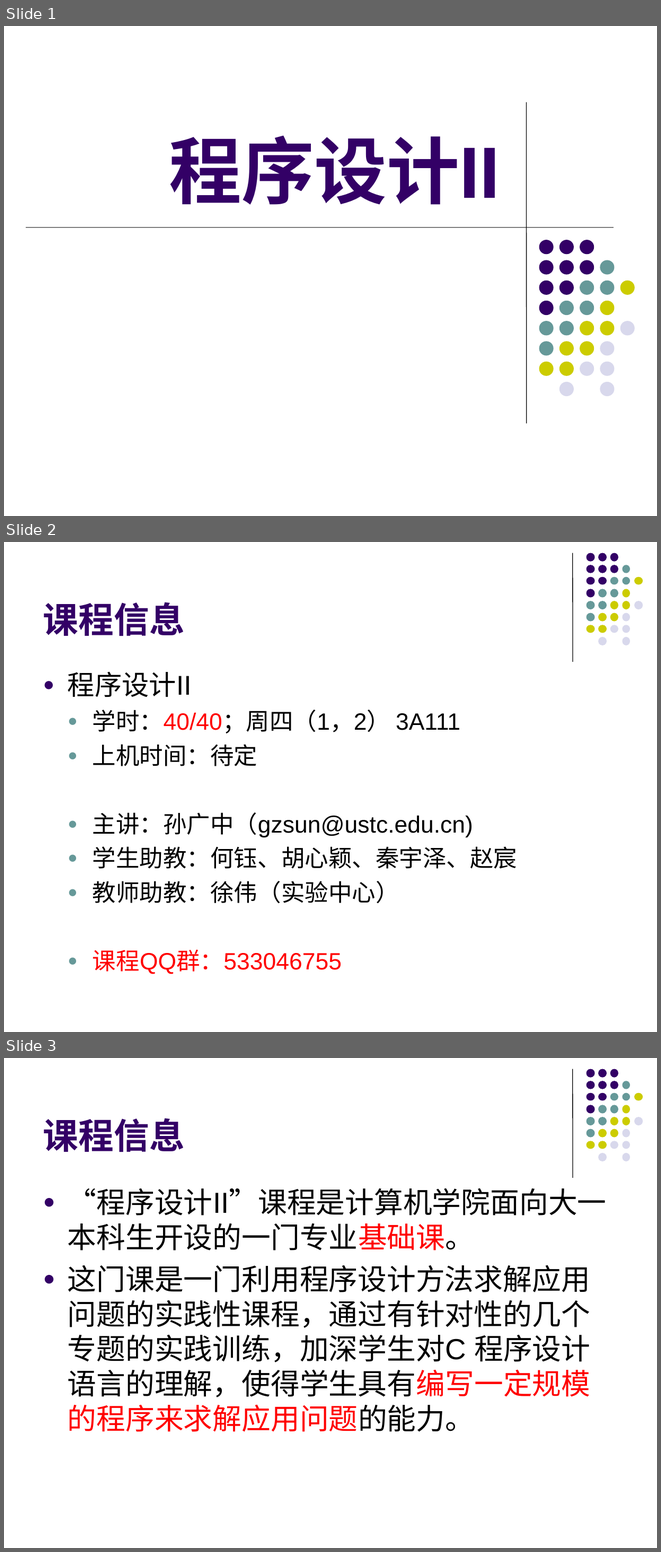
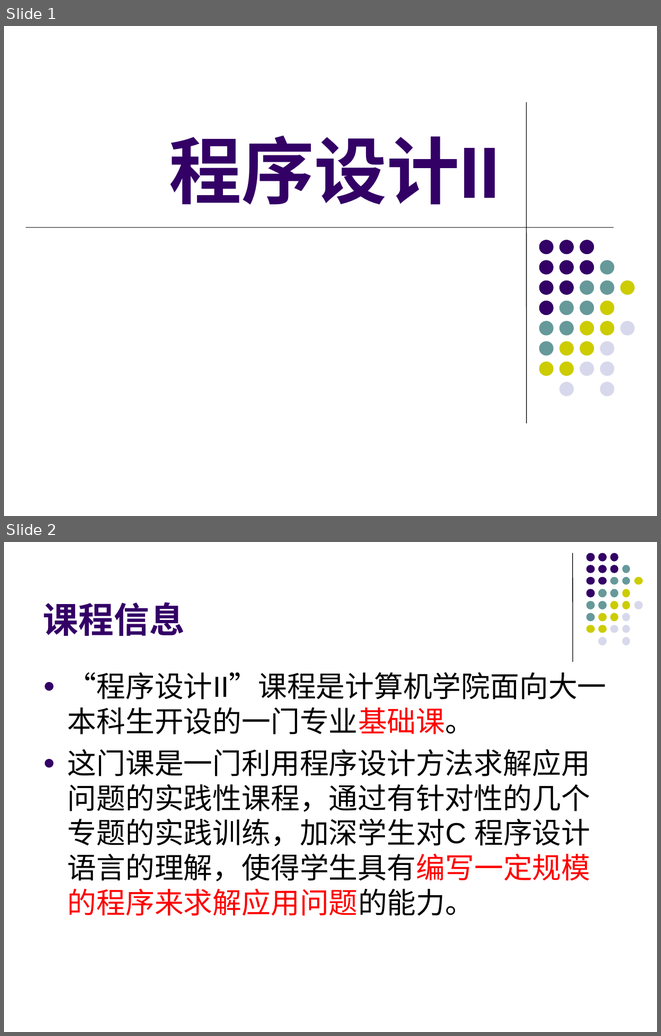
Before and after one commit to BC-Li/CP2-2020-USTC, a slide deck: slides/C_CP2-2-2020 .ppt. Shown one above the other, each under a label of ours: slides 1, 2 and 3 before the commit, slides 1 and 2 after it. The pictures are 661x1552 and 661x1036 pixels, drawn with LibreOffice and Linux fonts; fonts in the diff are those of the drawing. Boxes give left, top, right and bottom in pixels: in the first picture for what was removed or moved away, otherwise in the second. Text is boxed around its words. In the diff, an @@ line names an element or a change of style, - is before the commit and + after.

```diff
--- a/slides/C_CP2-2-2020 .ppt
+++ b/slides/C_CP2-2-2020 .ppt
@@ slide 2 removed at <box>4,542,657,1032</box>, background #FFFFFF; not listed: 32 template elements that a slide beside it also shows @@
@@ title removed at <box>43,602,185,636</box> @@
-课程信息
@@ text removed at <box>68,671,517,974</box> @@
-● 程序设计II
-  ● 学时：40/40；周四（1，2） 3A111
-  ● 上机时间：待定
-  ● 主讲：孙广中（gzsun@ustc.edu.cn)
-  ● 学生助教：何钰、胡心颖、秦宇泽、赵宸
-  ● 教师助教：徐伟（实验中心）
-  ● 课程QQ群：533046755
@@ what was slide 3 is now slide 2 @@
```
Also in this commit, not shown: 7 other files.
